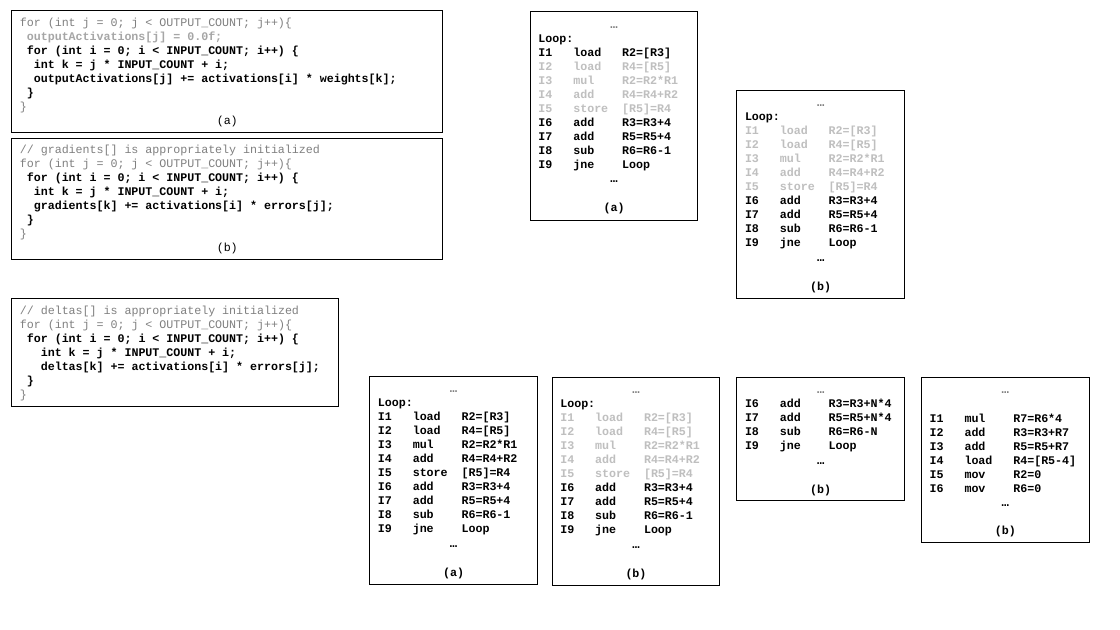
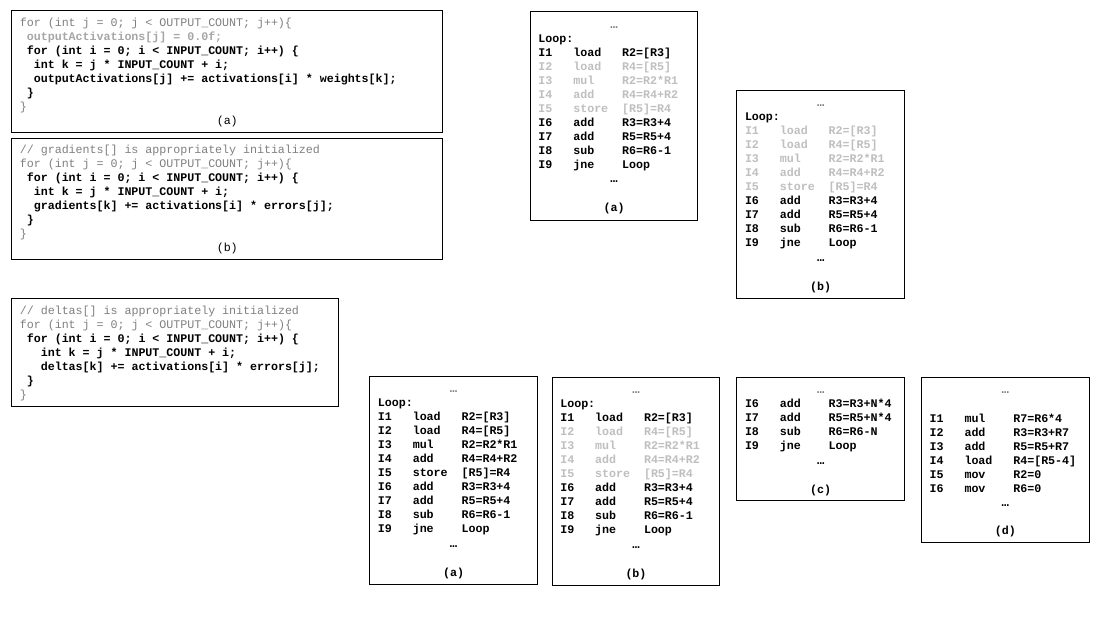
Before and after one commit to hoangt/sc-dnn, a slide deck: slide 10 of Figures/Figures.pptx. Drawn at 1120x630 pixels with LibreOffice and Linux fonts; fonts in the diff are those of the drawing. Boxes give left, top, right and bottom in pixels: in the first picture for what was removed or moved away, otherwise in the second. Text is boxed around its words. In the diff, an @@ line names an element or a change of style, - is before the commit and + after.

```diff
--- a/Figures/Figures.pptx
+++ b/Figures/Figures.pptx
@@ text in rectangle at [560, 413, 693, 424]: text colour #BFBFBF to #000000 in "I1 load R2=[R3]" @@
@@ text in rectangle at [810, 485, 831, 496]: text changed @@
-(b)
+(c)
@@ text in rectangle at [995, 526, 1016, 537]: text changed @@
-(b)
+(d)
```
Also in this commit, not shown: 4 other files.
